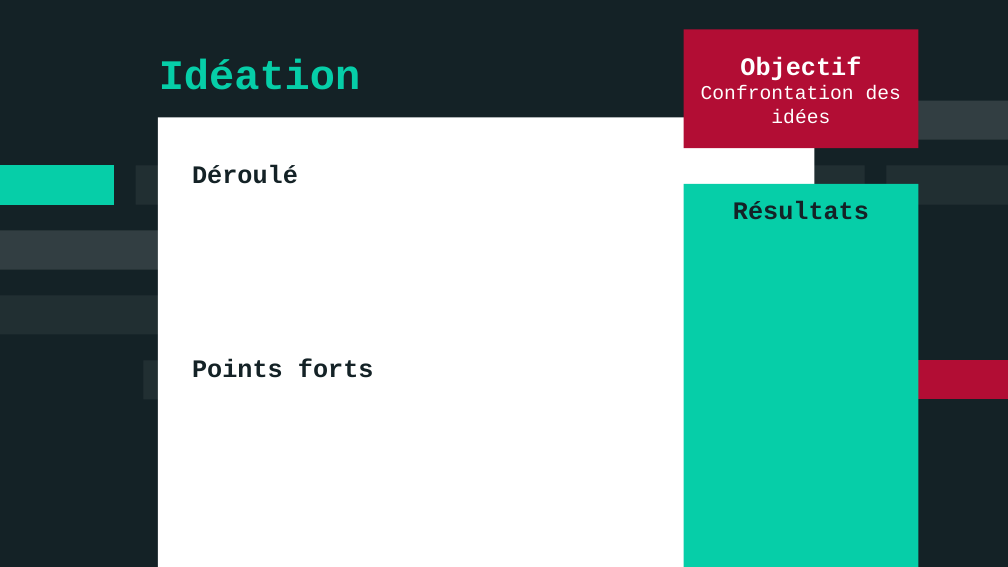
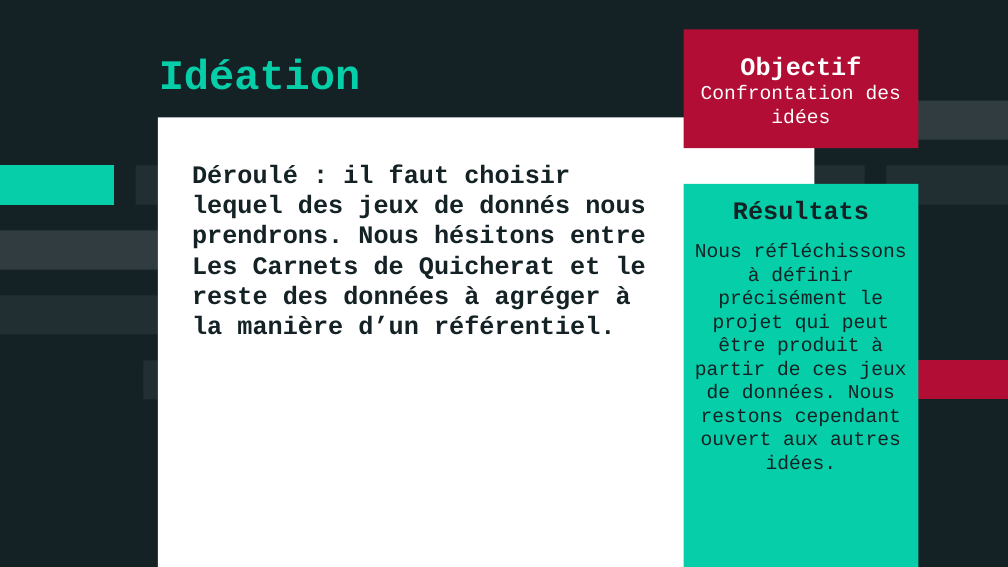
Before and after one commit to ademec/Serendipite-Godaille-Lenification, a slide deck: slide 5 of 2021-09 _ Carnet de bord.pptx. Drawn at 1008x567 pixels with LibreOffice and Linux fonts; fonts in the diff are those of the drawing. Boxes give left, top, right and bottom in pixels: in the first picture for what was removed or moved away, otherwise in the second. Text is boxed around its words. In the diff, an @@ line names an element or a change of style, - is before the commit and + after.

Commit message:
Mise en ligne du Carnet de Bord terminé.

```diff
--- a/2021-09 _ Carnet de bord.pptx
+++ b/2021-09 _ Carnet de bord.pptx
@@ text at (x1=192, y1=164, x2=646, y2=335): text changed @@
-Déroulé
-Points forts
+Déroulé : il faut choisir lequel des jeux de donnés nous prendrons. Nous hésitons entre Les Carnets de Quicherat et le reste des données à agréger à la manière d’un référentiel.
@@ freeform shape at (x1=0, y1=231, x2=195, y2=270): fill #FFFFFF at 13% opacity to #FFFFFF at 12% opacity @@
@@ text in rectangle at (x1=695, y1=243, x2=907, y2=469): paragraph added @@
+Nous réfléchissons à définir précisément le projet qui peut être produit à partir de ces jeux de données. Nous restons cependant ouvert aux autres idées.
```
Also in this commit, not shown: 8 other slides changed, 24 slides added, 1 slide removed.
